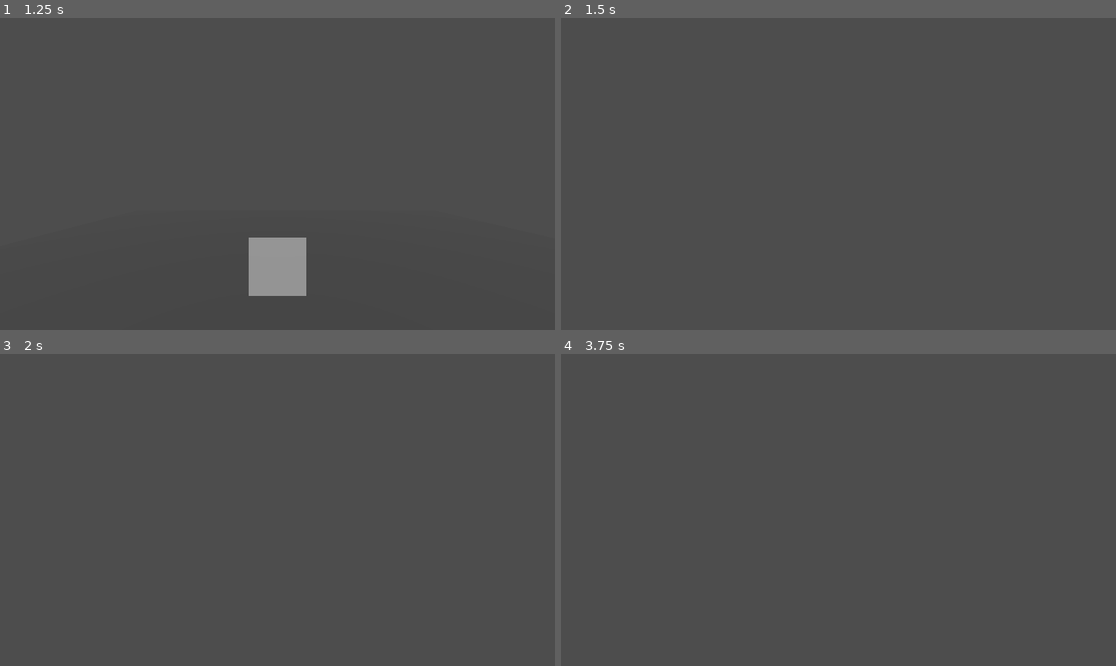
Above: before the commit, frames 1-4 (two rows, left to right).
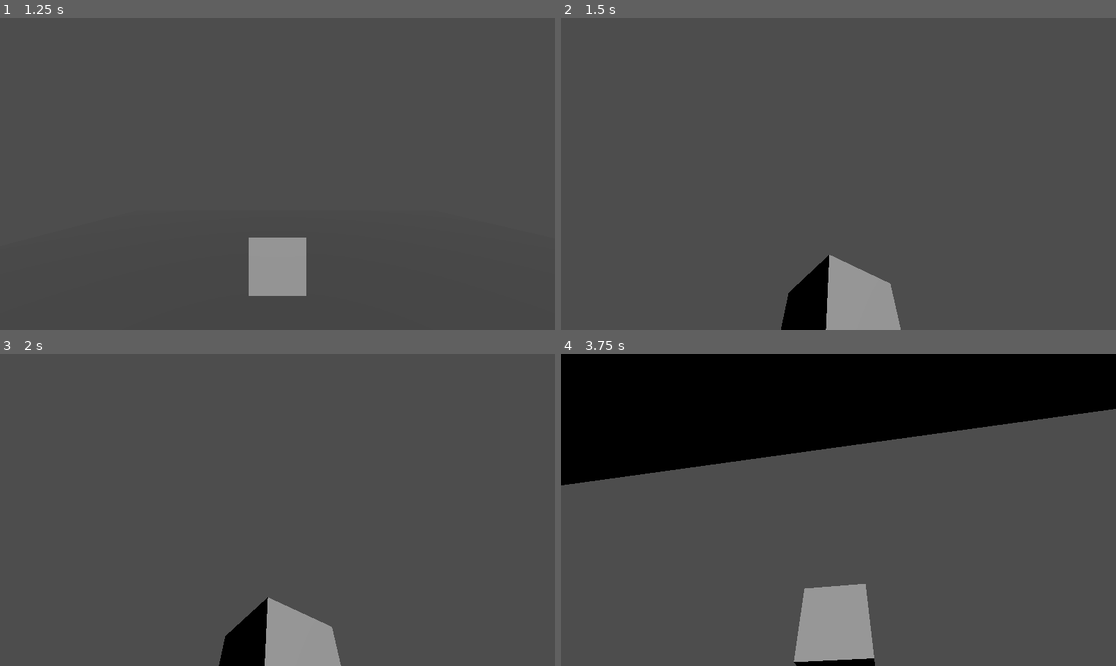
Above: after the commit, the same moments.

Repository: AlexTheAccount/Get-The-Biscuit
Game: Godot game, scene res://Tscn/Main Menu.tscn
The game is run twice, just before and just after one commit, with the same random seed, the same clock (stepped at 60 frames per second) and the same inputs.
Inputs (mouse positions are in pixels of both pictures, inside the frame that each line leads up to):
- Up to frame 1 (1.25 s): click "Play" at 0.5 s
- Up to frame 2 (1.5 s): tap Enter (ui_accept) at 1.25 s; move the mouse to (866, 174) at 1.27 s; hold W (Player Up) from 1.28 s (still down); hold Mouse wheel up (Zoom In) from 1.28 s (still down)
- Up to frame 3 (2 s): keep holding W (Player Up); keep holding Mouse wheel up (Zoom In); tap Enter (ui_accept) at 1.52 s
- Up to frame 4 (3.75 s): keep holding W (Player Up); move the mouse to (810, 510) at 2.02 s; release Mouse wheel up (Zoom In) at 2.03 s; tap Mouse wheel down (Zoom Out) at 2.1, 3.6 s; tap Enter (ui_accept) at 2.27 s; move the mouse to (849, 503) at 2.77 s; hold Mouse wheel up (Zoom In) 2.78-3.53 s; move the mouse to (832, 516) at 3.52 s

Frame 1 is identical in both runs. In frame 2, 3.7% of the frame differs, in the area x 39-62%, y 75-100%; in frame 3, 3.4%; in frame 4, 33%, in the area x 0-100%, y 0-100%.

Commit message:
made the camera fully rotate around the player

Diff:
--- a/get-the-biscuit/Tscn/Player.tscn
+++ b/get-the-biscuit/Tscn/Player.tscn
@@ -16,9 +16,10 @@
 shape = SubResource("BoxShape3D_8jke6")
 
 [node name="CamPivot" type="Node3D" parent="."]
-transform = Transform3D(1, 0, 0, 0, 1, 0, 0, 0, 1, 0, 2, 0)
 
-[node name="SpringCamArm3D" type="SpringArm3D" parent="CamPivot"]
+[node name="TiltPivot" type="Node3D" parent="CamPivot"]
+
+[node name="SpringCamArm3D" type="SpringArm3D" parent="CamPivot/TiltPivot"]
 spring_length = 5.0
 
-[node name="Camera3D" type="Camera3D" parent="CamPivot/SpringCamArm3D"]
+[node name="Camera3D" type="Camera3D" parent="CamPivot/TiltPivot/SpringCamArm3D"]
--- a/get-the-biscuit/Tscn/PlayerBody.gd
+++ b/get-the-biscuit/Tscn/PlayerBody.gd
@@ -50,9 +50,10 @@
 var targetZoom := 4.0  # also the starting zoom
 
 # camera movement/pivot logic
-@onready var camera := $CamPivot/SpringCamArm3D/Camera3D as Camera3D
 @onready var cameraPivot := $CamPivot as Node3D
-@onready var cameraSpringArm := $CamPivot/SpringCamArm3D as SpringArm3D
+@onready var tiltPivot := $CamPivot/TiltPivot as Node3D
+@onready var cameraSpringArm := $CamPivot/TiltPivot/SpringCamArm3D as SpringArm3D
+@onready var camera := $CamPivot/TiltPivot/SpringCamArm3D/Camera3D as Camera3D
 
 @export_range(0.0, 1.0) var mouseSensitivity = 0.01
 @export var cameraDistance = 4.0
@@ -71,7 +72,7 @@
 
 		# Apply the rotations
 		cameraPivot.rotation.y = rotationY
-		camera.rotation.x = rotationX
+		tiltPivot.rotation.x = rotationX
 
 		# zoom in/out logic
 	elif event is InputEventMouseButton:
